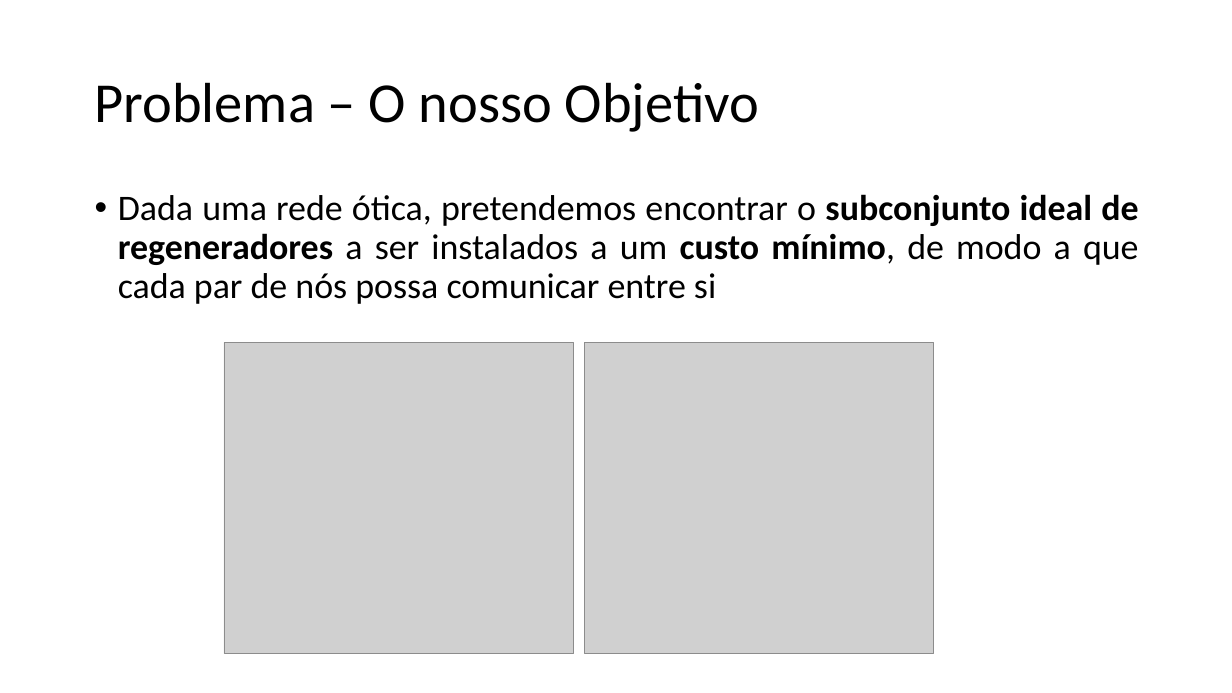
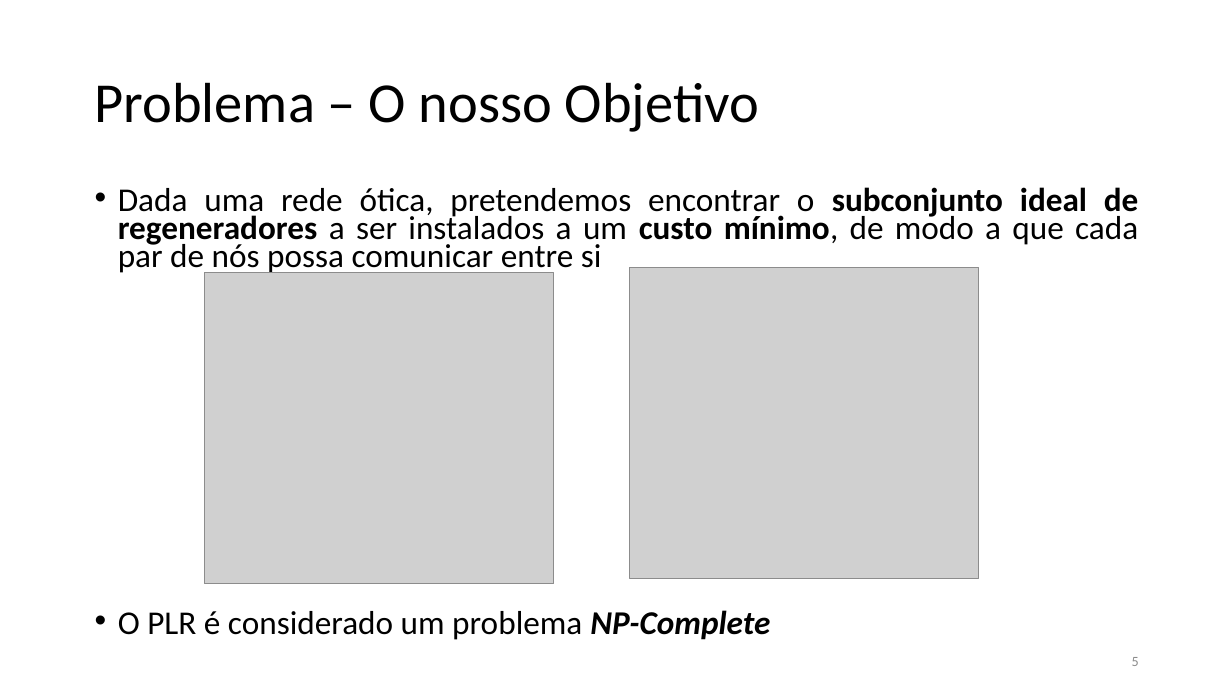
Before and after one commit to xQsme/RLP_Qt, a slide deck: slide 5 of powerpoint_defesa.pptx (slide 6 before the commit). Drawn at 1232x693 pixels with LibreOffice and Linux fonts; fonts in the diff are those of the drawing; grey boxes stand for pictures. Boxes give left, top, right and bottom in pixels: in the first picture for what was removed or moved away, otherwise in the second. Text is boxed around its words. In the diff, an @@ line names an element or a change of style, - is before the commit and + after.

```diff
--- a/powerpoint_defesa.pptx
+++ b/powerpoint_defesa.pptx
@@ text at (118, 187, 1139, 276): size 28 to 25.9 pt in "Dada uma rede ótica, pretendemos encontrar o ..."; line spacing 0.9 to 0.7 @@
@@ picture: place and size @@
-picture at (585, 342, 934, 653)
+picture at (629, 267, 979, 579)
@@ picture: place and size @@
-picture at (224, 342, 573, 653)
+picture at (204, 273, 554, 584)
@@ text at (118, 610, 770, 640): paragraph added @@
+• O PLR é considerado um problema NP-Complete
@@ page number added at (1132, 657, 1139, 666), 11 pt, text #8C8C8C @@
+5
```
Also in this commit, not shown: 30 other slides changed, 2 slides removed.
